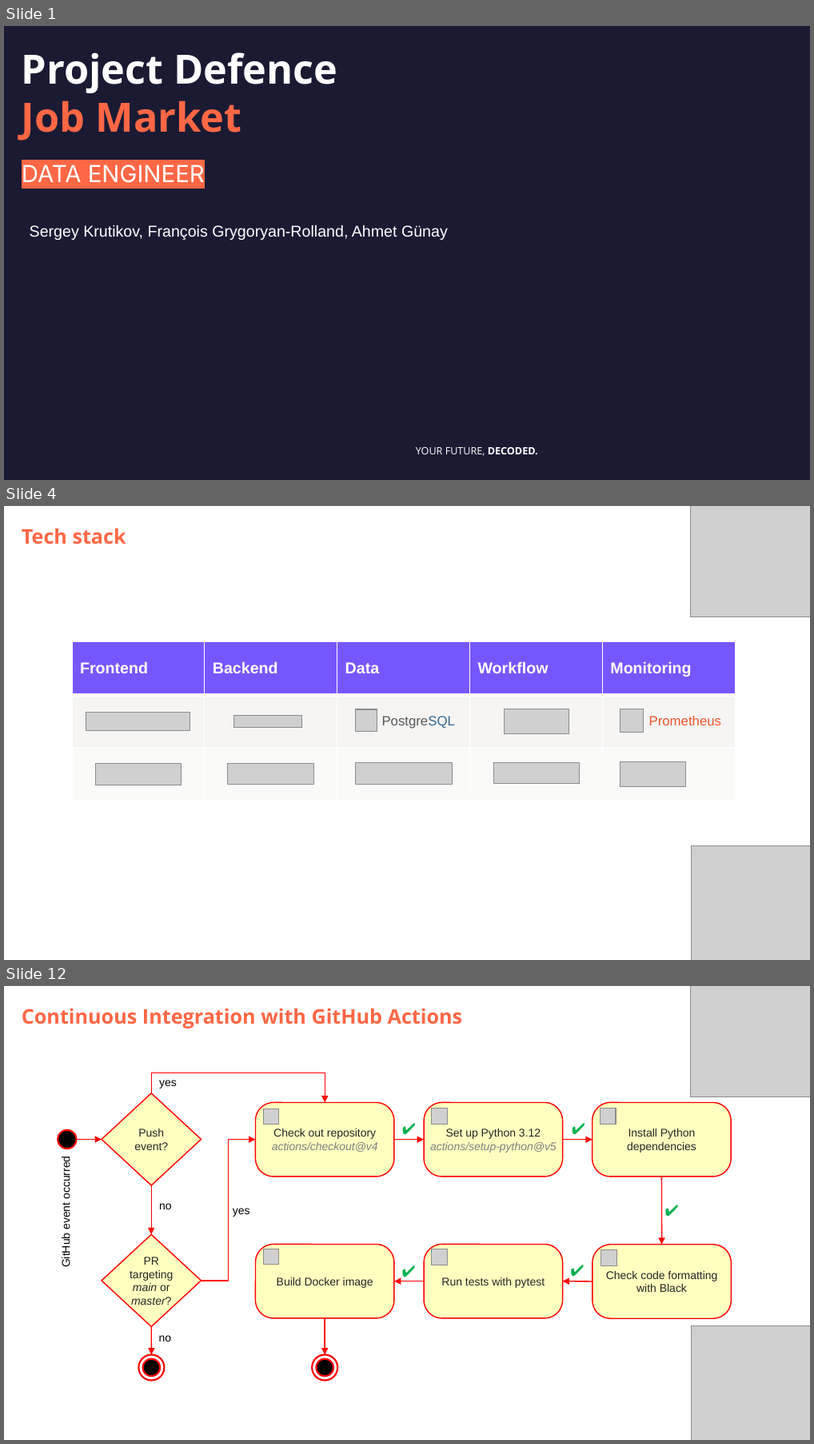
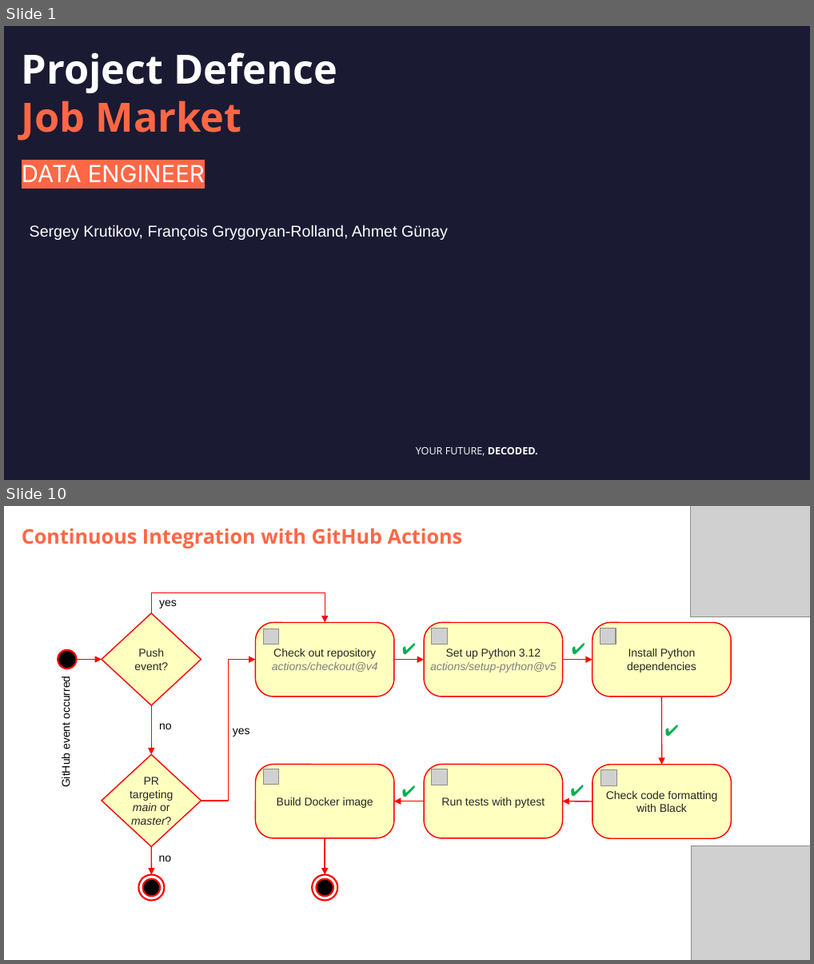
Before and after one commit to DataScientest-Studio/jun26bde-job-market, a slide deck: docs/defence/Defence.pptx. Shown one above the other, each under a label of ours: slides 1, 4 and 12 before the commit, slides 1 and 10 after it; the slides between them are not shown. The pictures are 814x1444 and 814x964 pixels, drawn with LibreOffice and Linux fonts; fonts in the diff are those of the drawing; grey boxes stand for pictures; background and template pictures are left out. Boxes give left, top, right and bottom in pixels: in the first picture for what was removed or moved away, otherwise in the second. Text is boxed around its words. In the diff, an @@ line names an element or a change of style, - is before the commit and + after.

```diff
--- a/docs/defence/Defence.pptx
+++ b/docs/defence/Defence.pptx
@@ slide 4 removed at <box>4,506,810,960</box>, background #FFFFFF @@
@@ subtitle removed at <box>22,528,126,544</box> @@
-Tech stack
@@ picture removed at <box>691,506,810,617</box> @@
@@ table removed at <box>72,641,737,800</box>, 3 rows, 5 columns @@
-Frontend | Backend | Data | Workflow | Monitoring
- |  |  |  | 
- |  |  |  | 
@@ picture removed at <box>86,712,190,731</box> @@
@@ picture removed at <box>234,715,302,728</box> @@
@@ picture removed at <box>355,709,378,732</box> @@
@@ text removed at <box>382,716,455,728</box> @@
-PostgreSQL
@@ picture removed at <box>504,708,570,733</box> @@
@@ picture removed at <box>620,709,643,732</box> @@
@@ text removed at <box>650,716,722,725</box> @@
-Prometheus
@@ picture removed at <box>95,764,181,784</box> @@
@@ picture removed at <box>228,764,314,784</box> @@
@@ picture removed at <box>355,763,452,784</box> @@
@@ picture removed at <box>494,763,579,784</box> @@
@@ picture removed at <box>620,762,686,787</box> @@
@@ picture removed at <box>691,845,810,960</box> @@
@@ what was slide 12 is now slide 10 @@
```
Also in this commit, not shown: 9 slides changed, 5 slides added, 3 other slides removed, 2 other files.
